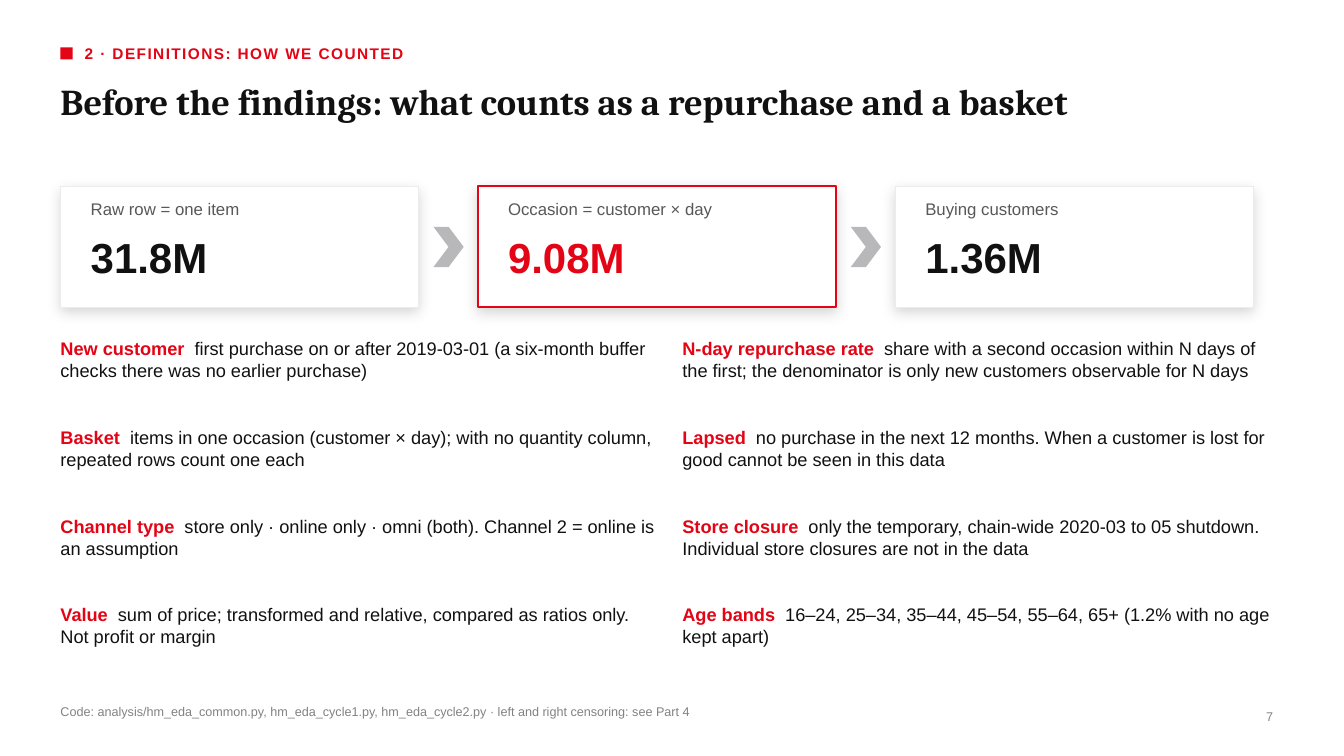
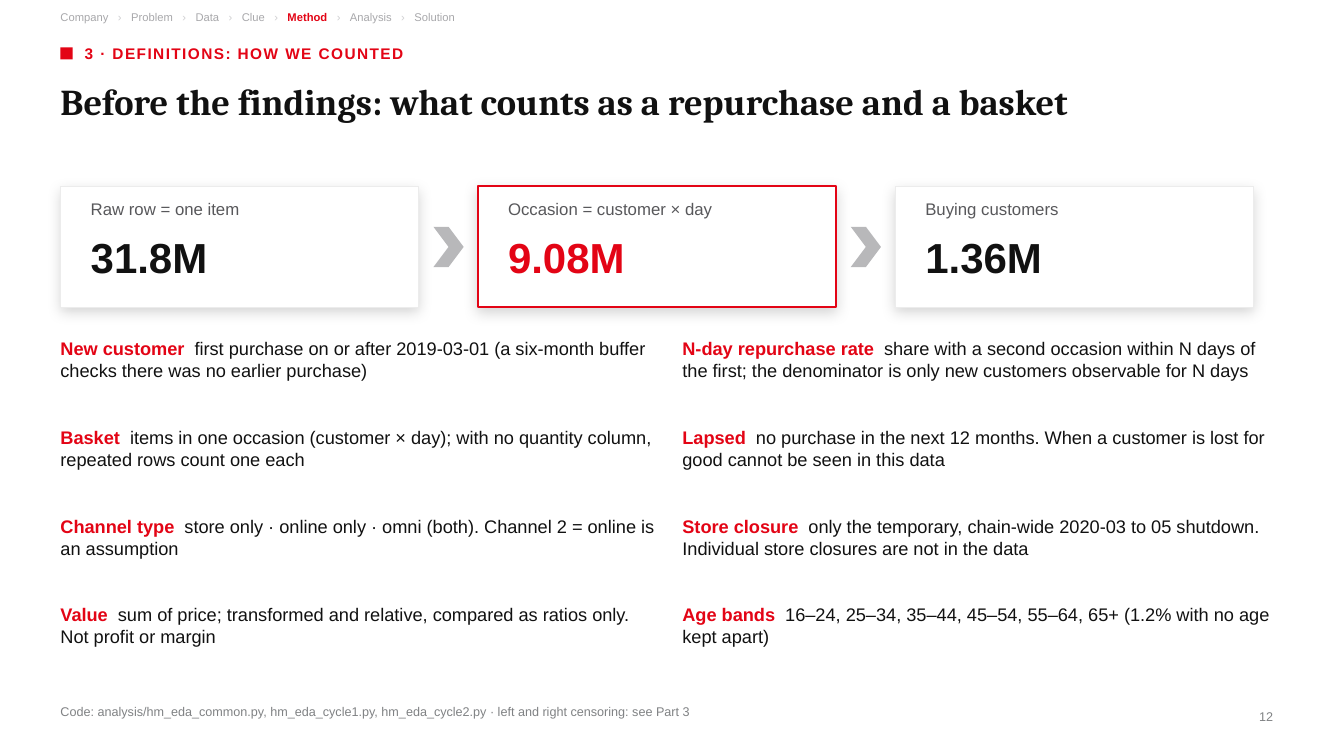
Before and after one commit to underthesun7213/social-data, a slide deck: slide 12 of presentation/hm_retention_deck_en.pptx (slide 7 before the commit). Drawn at 1344x756 pixels with LibreOffice and Linux fonts; fonts in the diff are those of the drawing. Boxes give left, top, right and bottom in pixels: in the first picture for what was removed or moved away, otherwise in the second. Text is boxed around its words. In the diff, an @@ line names an element or a change of style, - is before the commit and + after.

```diff
--- a/presentation/hm_retention_deck_en.pptx
+++ b/presentation/hm_retention_deck_en.pptx
@@ text added at (60, 13, 455, 23), 8 pt, text #A8A8AB @@
+Company › Problem › Data › Clue › Method › Analysis › Solution
@@ text at (85, 48, 404, 59): text changed @@
-2 · DEFINITIONS: HOW WE COUNTED
+3 · DEFINITIONS: HOW WE COUNTED
@@ text at (60, 707, 690, 719): text changed @@
-Code: analysis/hm_eda_common.py, hm_eda_cycle1.py, hm_eda_cycle2.py · left and right censoring: see Part 4
+Code: analysis/hm_eda_common.py, hm_eda_cycle1.py, hm_eda_cycle2.py · left and right censoring: see Part 3
@@ page number at (1259, 712, 1273, 721): text changed @@
-7
+12
```
Also in this commit, not shown: 20 other slides changed, 7 slides added, 1 slide removed, 6 other files.
